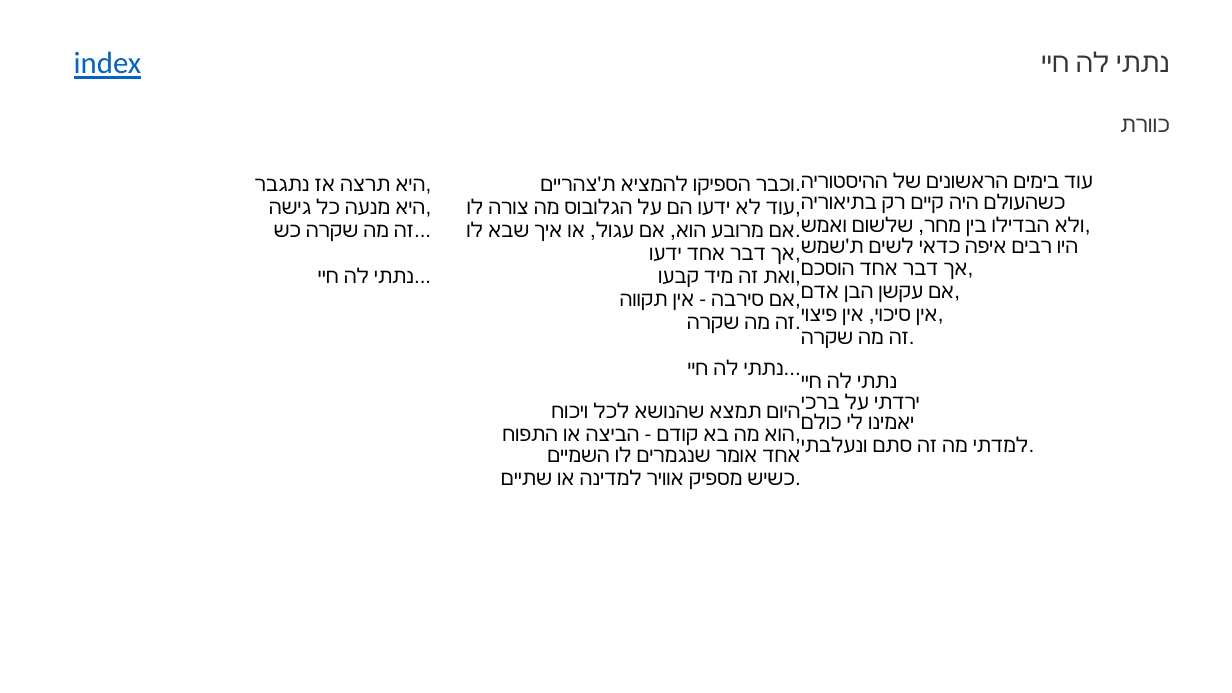
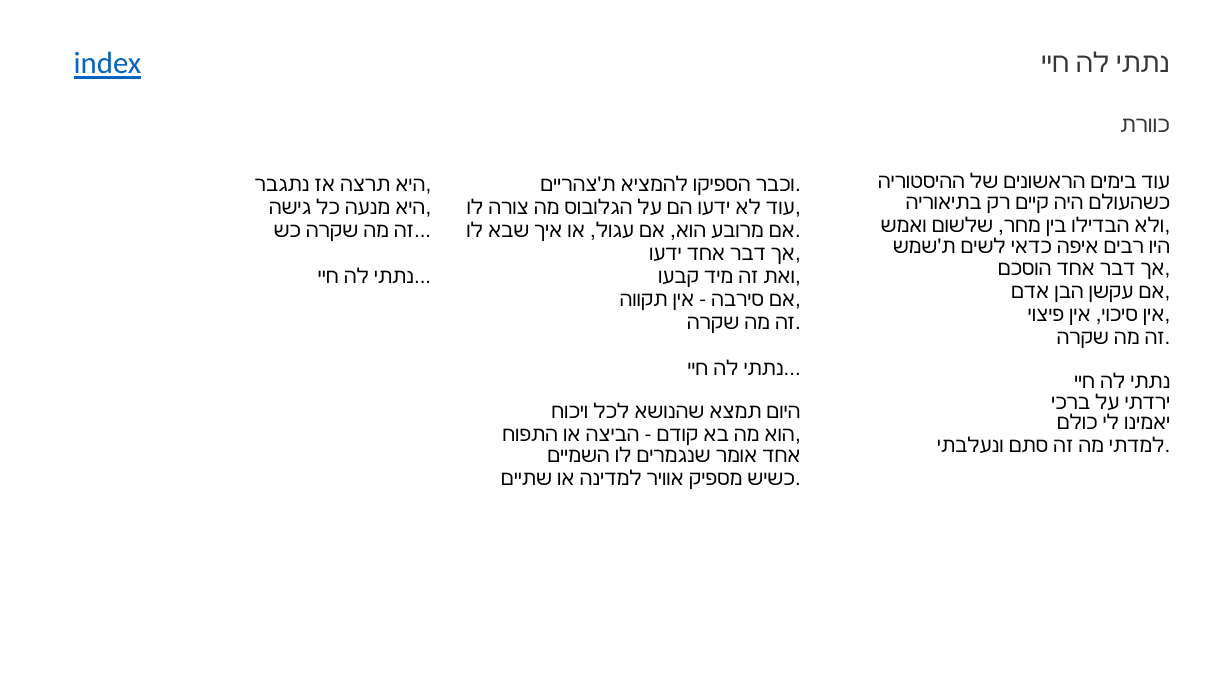
Before and after one commit to guypeled76/songs2slides, a slide deck: slide 50 of songs.pptx. Drawn at 1232x693 pixels with LibreOffice and Linux fonts; fonts in the diff are those of the drawing. Boxes give left, top, right and bottom in pixels: in the first picture for what was removed or moved away, otherwise in the second. Text is boxed around its words. In the diff, an @@ line names an element or a change of style, - is before the commit and + after.

```diff
--- a/songs.pptx
+++ b/songs.pptx
@@ table at [62,172,1170,665] @@
-row 1, column 3: עוד בימים הראשונים של ההיסטוריה כשהעולם היה קיים רק בתיאוריה ולא הבדילו בין מחר, שלשום ואמש, היו רבים איפה כדאי לשים ת'שמש אך דבר אחד הוסכם, אם עקשן הבן אדם, אין סיכוי, אין פיצוי, זה מה שקרה. נתתי לה חיי ירדתי על ברכי יאמינו לי כולם למדתי מה זה סתם ונעלבתי.
+row 1, column 3: עוד בימים הראשונים של ההיסטוריה / כשהעולם היה קיים רק בתיאוריה / ולא הבדילו בין מחר, שלשום ואמש, / היו רבים איפה כדאי לשים ת'שמש / אך דבר אחד הוסכם, / אם עקשן הבן אדם, / אין סיכוי, אין פיצוי, / זה מה שקרה. / נתתי לה חיי / ירדתי על ברכי / יאמינו לי כולם / למדתי מה זה סתם ונעלבתי.
```
Also in this commit, not shown: 17 other slides changed, 4 other files.
